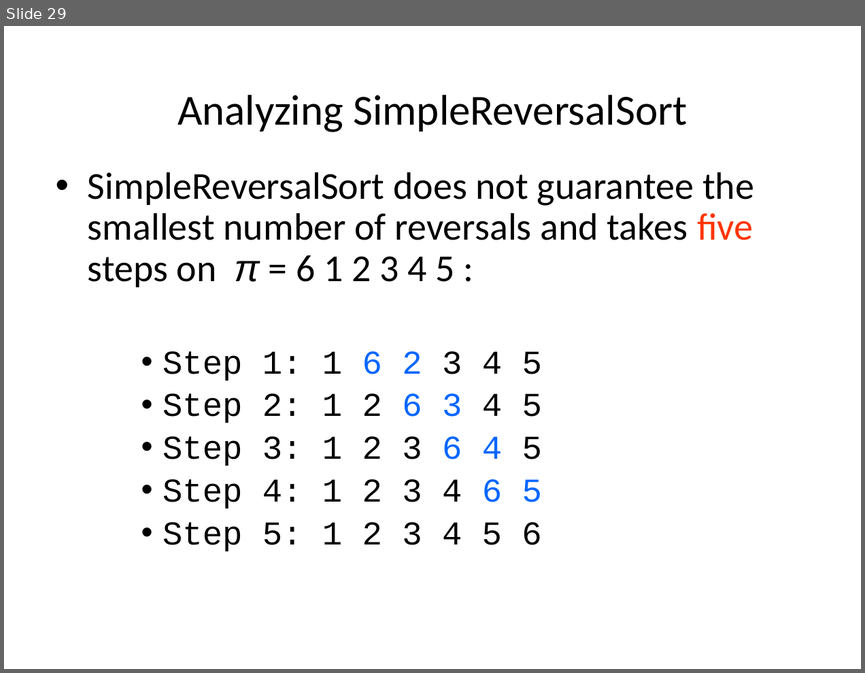
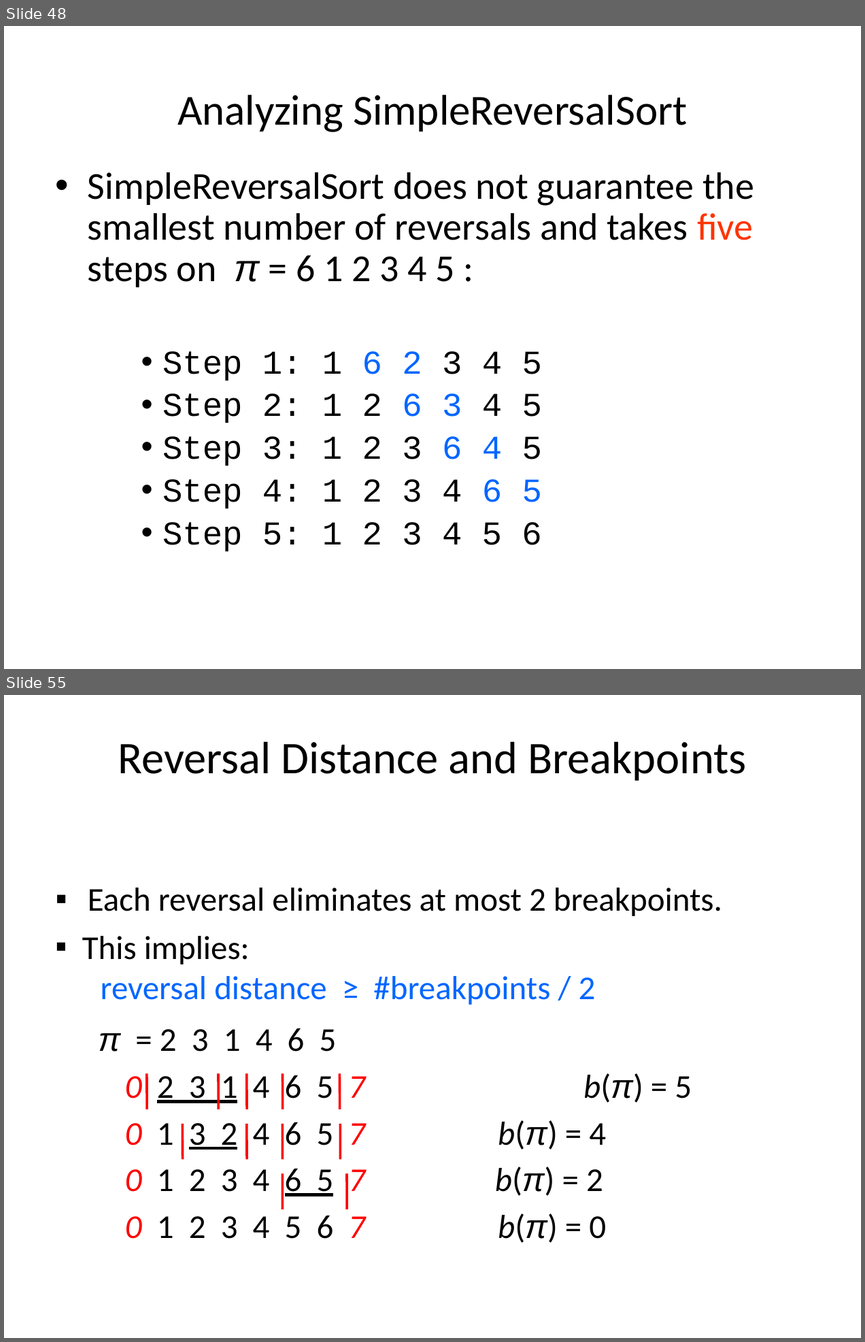
Before and after one commit to haochenhc/haochenhc.github.io, a slide deck: cs502/slides/03_genome_rearrangement.pptx. Shown one above the other, each under a label of ours: slide 29 before the commit, slides 48 and 55 after it; the slides between them are not shown. The pictures are 865x673 and 865x1342 pixels, drawn with LibreOffice and Linux fonts; fonts in the diff are those of the drawing. Boxes give left, top, right and bottom in pixels: in the first picture for what was removed or moved away, otherwise in the second. Text is boxed around its words. In the diff, an @@ line names an element or a change of style, - is before the commit and + after.

```diff
--- a/cs502/slides/03_genome_rearrangement.pptx
+++ b/cs502/slides/03_genome_rearrangement.pptx
@@ slide 55 added at <box>4,695,861,1338</box>, background #FFFFFF @@
@@ title added at <box>118,741,747,781</box>, 38 pt, text #000000 @@
+Reversal Distance and Breakpoints
@@ text added at <box>88,887,722,1238</box>, 28 pt, text #000000 @@
+▪ Each reversal eliminates at most 2 breakpoints.
+  π = 2 3 1 4 6 5
+  0 2 3 1 4 6 5 7 b(π) = 5
+  0 1 3 2 4 6 5 7 b(π) = 4
+  0 1 2 3 4 6 5 7 b(π) = 2
+  0 1 2 3 4 5 6 7 b(π) = 0
@@ text added at <box>82,936,596,1004</box>, 28 pt, text #0066FF @@
+▪ This implies:
+reversal distance ≥ #breakpoints / 2
@@ line added from (147, 1074) to (147, 1109), #FF0000 2 pt @@
@@ line added from (218, 1074) to (218, 1109), #FF0000 2 pt @@
@@ line added from (247, 1074) to (247, 1109), #FF0000 2 pt @@
@@ line added from (283, 1074) to (283, 1109), #FF0000 2 pt @@
@@ line added from (340, 1074) to (340, 1109), #FF0000 2 pt @@
@@ line added from (182, 1123) to (182, 1159), #FF0000 2 pt @@
@@ line added from (247, 1123) to (247, 1159), #FF0000 2 pt @@
@@ line added from (283, 1123) to (283, 1159), #FF0000 2 pt @@
@@ line added from (340, 1123) to (340, 1159), #FF0000 2 pt @@
@@ line added from (283, 1173) to (283, 1209), #FF0000 2 pt @@
@@ line added from (347, 1173) to (347, 1209), #FF0000 2 pt @@
@@ what was slide 29 is now slide 48 @@
```
Also in this commit, not shown: 4 slides changed, 73 other slides added, 1 other file.
